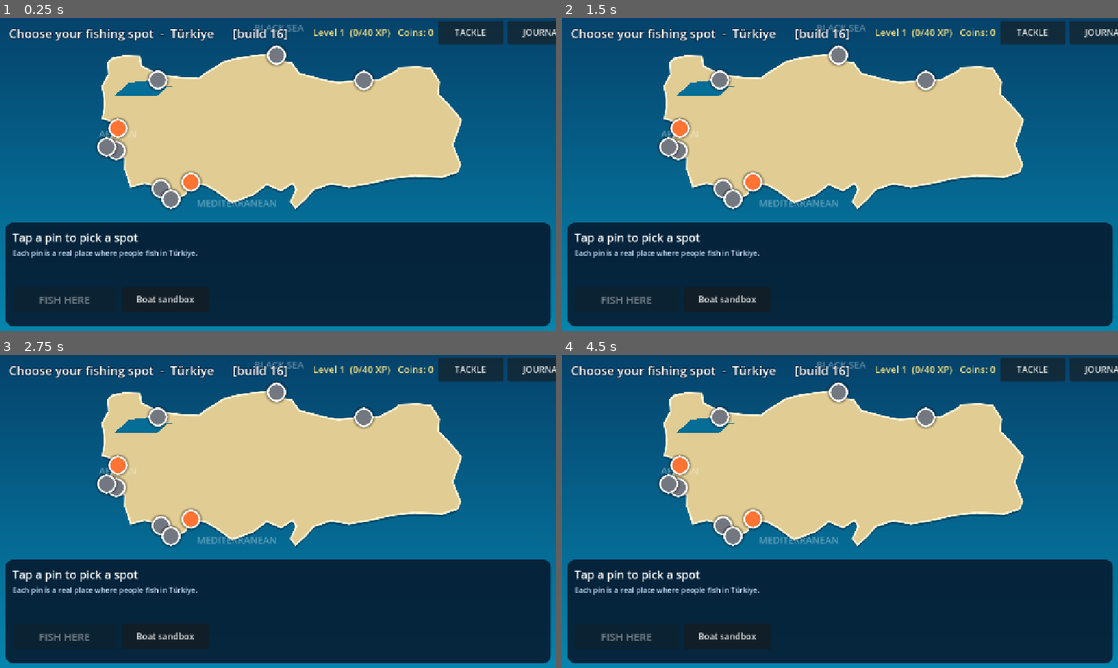
Above: before the commit, frames 1-4 (two rows, left to right).
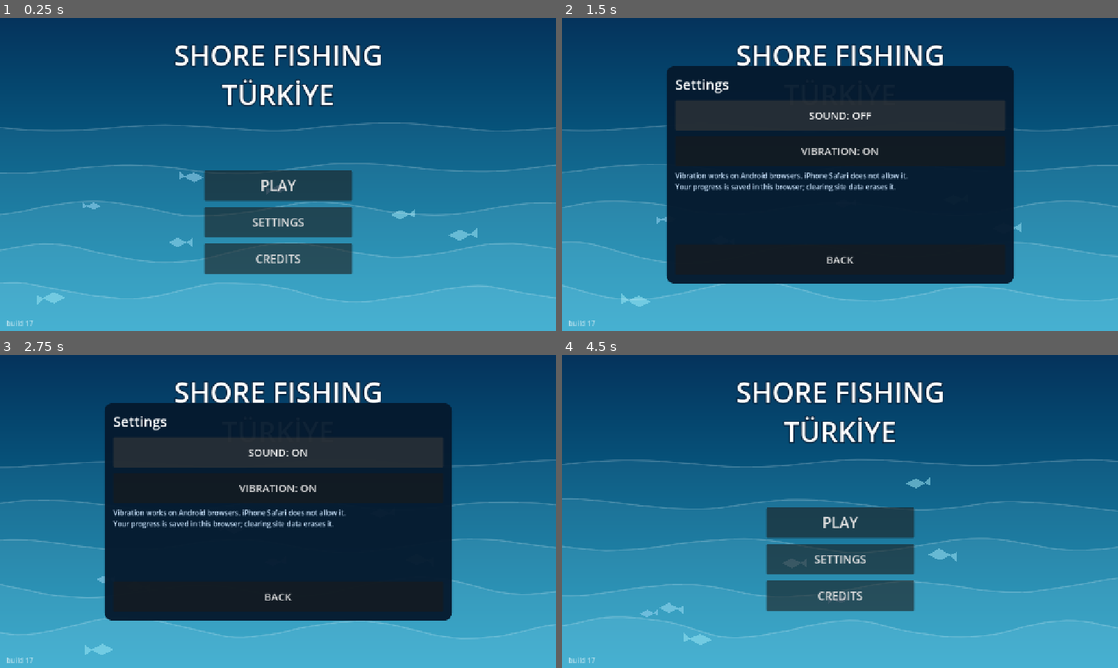
Above: after the commit, the same moments.

Repository: nextlevelcorp/godot_fishing_rpg
Game: Godot game, scene res://title_screen.tscn
The game is run twice, just before and just after one commit, with the same random seed, the same clock (stepped at 60 frames per second) and the same inputs. Before the commit the project starts from res://turkey_map.tscn.
Inputs (mouse positions are in pixels of both pictures, inside the frame that each line leads up to):
- Up to frame 1 (0.25 s): no input
- Up to frame 2 (1.5 s): click (840, 221) at 0.5 s, where only the run after the commit has a clickable "SETTINGS"; click (840, 115) at 1.25 s, where only the run after the commit has a clickable "SOUND: ON"
- Up to frame 3 (2.75 s): click (278, 452) at 2 s, where only the run after the commit has a clickable "SOUND: OFF"
- Up to frame 4 (4.5 s): click (840, 486) at 2.75 s, where only the run after the commit has a clickable "VIBRATION: ON"; click (840, 486) at 3.5 s, where only the run after the commit has a clickable "VIBRATION: OFF"; click (840, 596) at 4.25 s, where only the run after the commit has a clickable "BACK"

The runs differ from the first frame. In frame 1, 69% of the frame differs, in the area x 0-100%, y 1-100%; in frame 2, 62%; in frame 3, 62%; in frame 4, 69%.

Commit message:
feat: title screen with Play, Settings (sound, vibration) and Credits (build 17)
Story: MVP_ROADMAP M1 title screen

Co-Authored-By: Claude Sonnet 5.5 <noreply@anthropic.com>
Claude-Session: https://claude.ai/code/session_01HLtjWBZvxzhjVtsJywwULp

Diff:
--- a/device_guard.gd
+++ b/device_guard.gd
@@ -87,7 +87,7 @@
 func _apply() -> void:
 	var stop := _portrait or _away
 	get_tree().paused = stop
-	AudioServer.set_bus_mute(0, stop)
+	AudioServer.set_bus_mute(0, stop or not GameSession.sound_on)
 	_panel.visible = stop
 	if _portrait:
 		_title.text = "Telefonu yatay çevir\nRotate your phone"
--- a/game_session.gd
+++ b/game_session.gd
@@ -11,7 +11,7 @@
 
 ## Shown on screen so a player can tell a fresh deploy from a page the browser cached.
 ## Bump it with every build that changes behaviour.
-const BUILD := "build 16"
+const BUILD := "build 17"
 const SAVE_PATH := "user://save.cfg"
 const SAVE_VERSION := 1
 const START_RIG := "shore_spinning_rig"
@@ -33,6 +33,8 @@
 static var catches: Array[Dictionary] = []
 
 static var coins := 0
+static var sound_on := true
+static var vibration_on := true
 static var xp := 0
 static var rig_id := START_RIG
 static var owned_rigs: Array[String] = [START_RIG]
@@ -99,11 +101,14 @@
 		owned_rigs.append(START_RIG)
 	var rid: Variant = cfg.get_value("player", "rig_id", START_RIG)
 	rig_id = String(rid) if (rid is String and owned_rigs.has(rid)) else START_RIG
+	sound_on = bool(cfg.get_value("settings", "sound_on", true))
+	vibration_on = bool(cfg.get_value("settings", "vibration_on", true))
 	best_kg = _clean(cfg.get_value("journal", "best_kg", {}), true)
 	counts = _clean(cfg.get_value("journal", "counts", {}), false)
 	for k: String in counts:
 		if not best_kg.has(k):
 			best_kg[k] = 0.0        # the journal reads best_kg for every logged species
+	AudioServer.set_bus_mute(0, not sound_on)
 
 
 static func save() -> void:
@@ -113,11 +118,25 @@
 	cfg.set_value("player", "xp", xp)
 	cfg.set_value("player", "rig_id", rig_id)
 	cfg.set_value("player", "owned_rigs", owned_rigs)
+	cfg.set_value("settings", "sound_on", sound_on)
+	cfg.set_value("settings", "vibration_on", vibration_on)
 	cfg.set_value("journal", "best_kg", best_kg)
 	cfg.set_value("journal", "counts", counts)
 	var err := cfg.save(SAVE_PATH)
 	if err != OK:
 		push_warning("[GameSession] save failed with error %d" % err)
+
+
+## Turns all game sound on or off and saves the choice.
+static func set_sound(on: bool) -> void:
+	sound_on = on
+	AudioServer.set_bus_mute(0, not on)
+	save()
+
+
+static func set_vibration(on: bool) -> void:
+	vibration_on = on
+	save()
 
 
 static func _to_int(v: Variant) -> int:
--- a/project.godot
+++ b/project.godot
@@ -7,7 +7,7 @@
 [application]
 
 config/name="Global Fishing RPG"
-run/main_scene="res://turkey_map.tscn"
+run/main_scene="res://title_screen.tscn"
 config/features=PackedStringArray("4.4", "GL Compatibility")
 
 [autoload]
--- a/shore_fishing.gd
+++ b/shore_fishing.gd
@@ -501,7 +501,8 @@
 
 ## Short vibration on phones that support it (Android browsers). iOS Safari ignores it.
 func _buzz(ms: int) -> void:
-	Input.vibrate_handheld(ms)
+	if GameSession.vibration_on:
+		Input.vibrate_handheld(ms)
 
 
 ## Daytime colour grade per sea: grey-blue Black Sea, bright Aegean, warm Mediterranean.
--- /dev/null
+++ b/title_screen.gd
@@ -0,0 +1,250 @@
+## Start screen: Play, Settings (sound, vibration), Credits. Opens the Türkiye map.
+## Motion follows Nature of Code: wave layers are sums of oscillators drifting with Perlin noise,
+## and a few fish are steering agents that wander and stay inside the water (noc.gd Vehicle).
+extends Control
+
+const SEA_TOP := Color(0.02, 0.20, 0.36)
+const SEA_BOTTOM := Color(0.03, 0.55, 0.70)
+const WAVE_LAYERS := 5
+const FISH_COUNT := 7
+const MAP_SCENE := "res://turkey_map.tscn"
+const CREDITS := "Shore Fishing Türkiye\n\nArt: Kenney (kenney.nl), CC0 - Fish Pack, Game Icons, Mobile Controls.\nFish, spot and tackle facts: see the sources listed for each spot on the map.\nMotion ideas: The Nature of Code, Daniel Shiffman (natureofcode.com).\nMade with Godot 4.4.\n\nEvery spot is a real place where people fish in Türkiye. Game-design fill is labelled in the data."
+
+var _time := 0.0
+var _noise := FastNoiseLite.new()
+var _fish: Array[Dictionary] = []   ## {pos, vel, wander, size, hue}
+var _overlay: PanelContainer
+var _overlay_title: Label
+var _overlay_body: VBoxContainer
+var _sound_btn: Button
+var _vibrate_btn: Button
+var _menu: VBoxContainer
+
+
+func _ready() -> void:
+	set_anchors_and_offsets_preset(Control.PRESET_FULL_RECT)
+	GameSession.load_once()
+	add_child(DeviceGuard.new())
+	_noise.noise_type = FastNoiseLite.TYPE_PERLIN
+	_noise.frequency = 0.4
+	_noise.seed = 7
+	for i in FISH_COUNT:
+		_fish.append({
+			"pos": Vector2(randf_range(100.0, 1180.0), randf_range(300.0, 660.0)),
+			"vel": Vector2(randf_range(-30.0, 30.0), 0.0),
+			"wander": randf() * TAU,
+			"size": randf_range(14.0, 30.0),
+			"hue": randf_range(0.5, 0.62),
+		})
+	_build_menu()
+	_build_overlay()
+
+
+func _build_menu() -> void:
+	var title := Label.new()
+	title.text = "SHORE FISHING\nTÜRKİYE"
+	title.horizontal_alignment = HORIZONTAL_ALIGNMENT_CENTER
+	title.add_theme_font_size_override("font_size", 64)
+	title.add_theme_color_override("font_color", Color.WHITE)
+	title.add_theme_color_override("font_outline_color", Color(0.0, 0.1, 0.2, 0.9))
+	title.add_theme_constant_override("outline_size", 10)
+	title.set_anchors_and_offsets_preset(Control.PRESET_CENTER_TOP)
+	title.offset_left = -400.0
+	title.offset_right = 400.0
+	title.offset_top = 40.0
+	title.offset_bottom = 210.0
+	add_child(title)
+
+	_menu = VBoxContainer.new()
+	_menu.add_theme_constant_override("separation", 14)
+	_menu.set_anchors_and_offsets_preset(Control.PRESET_CENTER)
+	_menu.offset_left = -170.0
+	_menu.offset_right = 170.0
+	_menu.offset_top = -10.0
+	_menu.offset_bottom = 200.0
+	add_child(_menu)
+	_menu.add_child(_button("PLAY", 34, _on_play))
+	_menu.add_child(_button("SETTINGS", 26, _open_settings))
+	_menu.add_child(_button("CREDITS", 26, _open_credits))
+
+	var ver := Label.new()
+	ver.text = GameSession.BUILD
+	ver.add_theme_font_size_override("font_size", 16)
+	ver.add_theme_color_override("font_color", Color(1, 1, 1, 0.6))
+	ver.position = Vector2(14, 690)
+	add_child(ver)
+
+
+func _button(text: String, font: int, on_press: Callable) -> Button:
+	var b := Button.new()
+	b.text = text
+	b.custom_minimum_size = Vector2(340.0, 70.0)
+	b.add_theme_font_size_override("font_size", font)
+	b.focus_mode = Control.FOCUS_NONE
+	b.pressed.connect(on_press)
+	return b
+
+
+func _build_overlay() -> void:
+	_overlay = PanelContainer.new()
+	_overlay.set_anchors_and_offsets_preset(Control.PRESET_CENTER)
+	_overlay.offset_left = -400.0
+	_overlay.offset_right = 400.0
+	_overlay.offset_top = -250.0
+	_overlay.offset_bottom = 250.0
+	var style := StyleBoxFlat.new()
+	style.bg_color = Color(0.02, 0.10, 0.18, 0.96)
+	style.set_corner_radius_all(18)
+	style.set_content_margin_all(20)
+	_overlay.add_theme_stylebox_override("panel", style)
+	_overlay.visible = false
+	add_child(_overlay)
+	var box := VBoxContainer.new()
+	box.add_theme_constant_override("separation", 14)
+	_overlay.add_child(box)
+	_overlay_title = Label.new()
+	_overlay_title.add_theme_font_size_override("font_size", 32)
+	box.add_child(_overlay_title)
+	_overlay_body = VBoxContainer.new()
+	_overlay_body.add_theme_constant_override("separation", 12)
+	_overlay_body.size_flags_vertical = Control.SIZE_EXPAND_FILL
+	box.add_child(_overlay_body)
+	box.add_child(_button("BACK", 24, _close_overlay))
+
+
+func _clear_body() -> void:
+	for c in _overlay_body.get_children():
+		c.queue_free()
+
+
+func _open_settings() -> void:
+	_clear_body()
+	_overlay_title.text = "Settings"
+	_sound_btn = _button("", 24, _toggle_sound)
+	_vibrate_btn = _button("", 24, _toggle_vibration)
+	_overlay_body.add_child(_sound_btn)
+	_overlay_body.add_child(_vibrate_btn)
+	var note := Label.new()
+	note.text = "Vibration works on Android browsers. iPhone Safari does not allow it.\nYour progress is saved in this browser; clearing site data erases it."
+	note.autowrap_mode = TextServer.AUTOWRAP_WORD_SMART
+	note.add_theme_font_size_override("font_size", 16)
+	note.add_theme_color_override("font_color", Color(0.8, 0.9, 1.0))
+	_overlay_body.add_child(note)
+	_refresh_settings()
+	_show_overlay()
+
+
+func _open_credits() -> void:
+	_clear_body()
+	_overlay_title.text = "Credits"
+	var l := Label.new()
+	l.text = CREDITS
+	l.autowrap_mode = TextServer.AUTOWRAP_WORD_SMART
+	l.add_theme_font_size_override("font_size", 19)
+	l.add_theme_color_override("font_color", Color(0.9, 0.95, 1.0))
+	_overlay_body.add_child(l)
+	_show_overlay()
+
+
+func _show_overlay() -> void:
+	_overlay.visible = true
+	_menu.visible = false
+
+
+func _close_overlay() -> void:
+	_overlay.visible = false
+	_menu.visible = true
+
+
+func _toggle_sound() -> void:
+	GameSession.set_sound(not GameSession.sound_on)
+	_refresh_settings()
+
+
+func _toggle_vibration() -> void:
+	GameSession.set_vibration(not GameSession.vibration_on)
+	if GameSession.vibration_on:
+		Input.vibrate_handheld(60)
+	_refresh_settings()
+
+
+func _refresh_settings() -> void:
+	_sound_btn.text = "SOUND: %s" % ("ON" if GameSession.sound_on else "OFF")
+	_vibrate_btn.text = "VIBRATION: %s" % ("ON" if GameSession.vibration_on else "OFF")
+
+
+func _on_play() -> void:
+	get_tree().change_scene_to_file(MAP_SCENE)
+
+
+# ---------------------------------------------------------------- motion and drawing
+func _process(delta: float) -> void:
+	_time += delta
+	for f in _fish:
+		# wander steering: a target point on a circle ahead, nudged by a Perlin-driven angle
+		var pos: Vector2 = f["pos"]
+		var vel: Vector2 = f["vel"]
+		var w: float = f["wander"] + (_noise.get_noise_2d(pos.x * 0.01, _time) * 2.0) * delta * 3.0
+		f["wander"] = w
+		var heading := vel.normalized() if vel.length() > 1.0 else Vector2.RIGHT
+		var target := heading * 40.0 + Vector2.from_angle(w) * 22.0
+		var steer := (target.normalized() * 55.0 - vel).limit_length(90.0)
+		# contain: push back from the edges of the water band
+		if pos.x < 80.0:
+			steer.x += 140.0
+		elif pos.x > 1200.0:
+			steer.x -= 140.0
+		if pos.y < 280.0:
+			steer.y += 120.0
+		elif pos.y > 680.0:
+			steer.y -= 120.0
+		vel = (vel + steer * delta).limit_length(70.0)
+		f["vel"] = vel
+		f["pos"] = pos + vel * delta
+	queue_redraw()
+
+
+func _draw() -> void:
+	var r := Rect2(Vector2.ZERO, size)
+	var corners := PackedVector2Array([r.position, Vector2(r.end.x, r.position.y), r.end, Vector2(r.position.x, r.end.y)])
+	draw_polygon(corners, PackedColorArray([SEA_TOP, SEA_TOP, SEA_BOTTOM, SEA_BOTTOM]))
+	for f in _fish:
+		_draw_fish(f)
+	for layer in WAVE_LAYERS:
+		_draw_wave(layer)
+
+
+func _draw_wave(layer: int) -> void:
+	var base := 250.0 + float(layer) * 95.0
+	var amp := 8.0 + float(layer) * 3.0
+	var pts := PackedVector2Array()
+	var step := 20.0
+	var x := 0.0
+	while x <= size.x + step:
+		var y := base + sin(x * 0.012 + _time * (0.6 + 0.15 * layer) + layer) * amp
+		y += _noise.get_noise_2d(x * 0.004 + layer * 10.0, _time * 0.3) * amp * 1.5
+		pts.append(Vector2(x, y))
+		x += step
+	var poly := pts.duplicate()
+	poly.append(Vector2(size.x, size.y))
+	poly.append(Vector2(0.0, size.y))
+	var a := 0.08 + 0.02 * float(layer)
+	draw_colored_polygon(poly, Color(0.55, 0.85, 0.95, a))
+	draw_polyline(pts, Color(1, 1, 1, 0.18), 2.0, true)
+
+
+func _draw_fish(f: Dictionary) -> void:
+	var pos: Vector2 = f["pos"]
+	var vel: Vector2 = f["vel"]
+	var s: float = f["size"]
+	var dir := 1.0 if vel.x >= 0.0 else -1.0
+	var col := Color.from_hsv(float(f["hue"]), 0.35, 0.95, 0.55)
+	var wag := sin(_time * 6.0 + pos.x * 0.05) * s * 0.25
+	var body := PackedVector2Array([
+		pos + Vector2(dir * s * 1.2, 0.0), pos + Vector2(dir * s * 0.2, -s * 0.5),
+		pos + Vector2(-dir * s * 0.8, wag * 0.3), pos + Vector2(dir * s * 0.2, s * 0.5)])
+	draw_colored_polygon(body, col)
+	var tail := PackedVector2Array([
+		pos + Vector2(-dir * s * 0.7, wag * 0.3),
+		pos + Vector2(-dir * s * 1.3, -s * 0.45 + wag), pos + Vector2(-dir * s * 1.3, s * 0.45 + wag)])
+	draw_colored_polygon(tail, col)
--- /dev/null
+++ b/title_screen.tscn
@@ -0,0 +1,12 @@
+[gd_scene load_steps=2 format=3]
+
+[ext_resource type="Script" path="res://title_screen.gd" id="1_title"]
+
+[node name="TitleScreen" type="Control"]
+layout_mode = 3
+anchors_preset = 15
+anchor_right = 1.0
+anchor_bottom = 1.0
+grow_horizontal = 2
+grow_vertical = 2
+script = ExtResource("1_title")
Not shown, changed: MVP_ROADMAP.md
